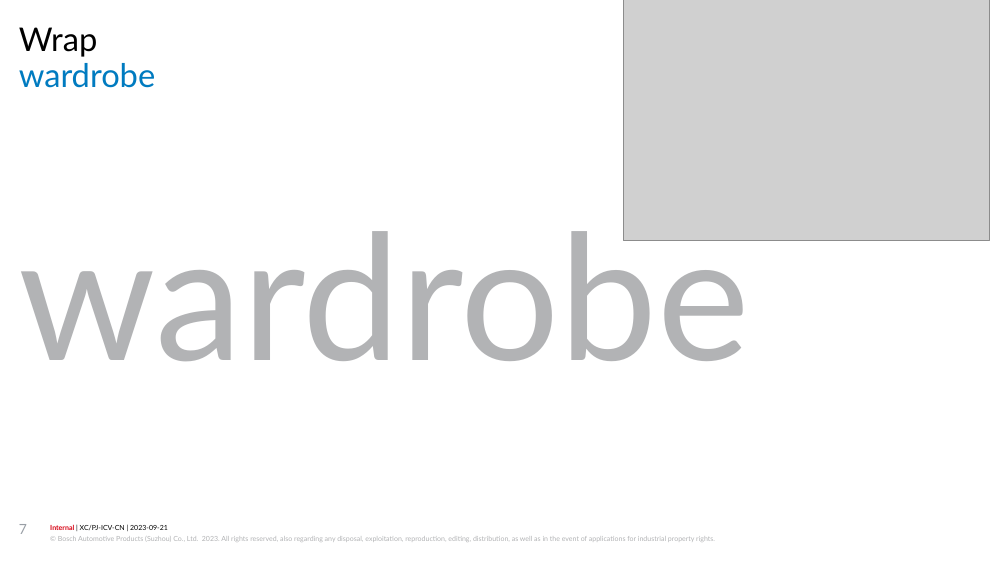
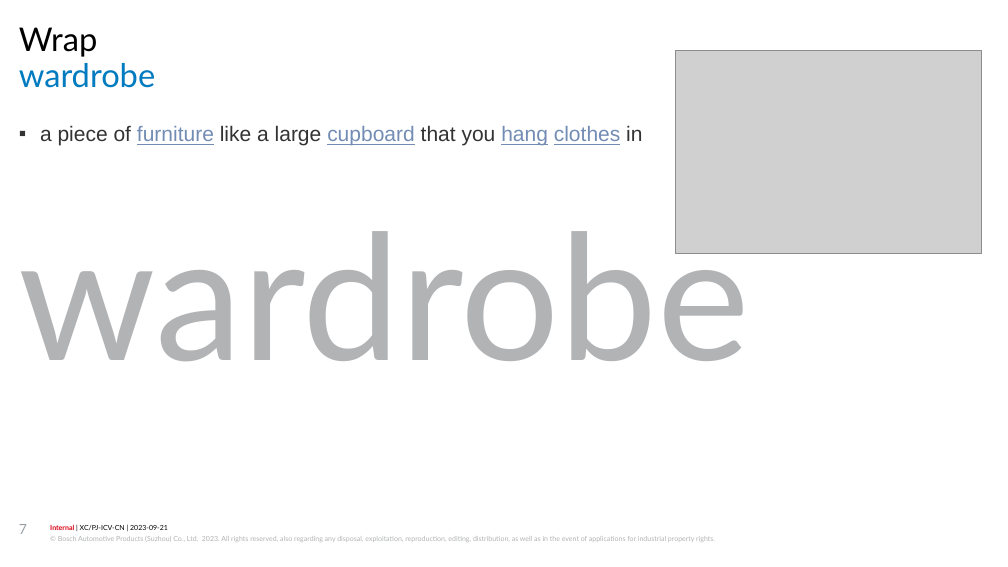
Before and after one commit to jiangyigithub/atomic-habit, a slide deck: slide 7 of longman 3000.pptx. Drawn at 1008x567 pixels with LibreOffice and Linux fonts; fonts in the diff are those of the drawing; grey boxes stand for pictures; background and template pictures are left out. Boxes give left, top, right and bottom in pixels: in the first picture for what was removed or moved away, otherwise in the second. Text is boxed around its words. In the diff, an @@ line names an element or a change of style, - is before the commit and + after.

```diff
--- a/longman 3000.pptx
+++ b/longman 3000.pptx
@@ picture: place and size @@
-picture at [623, 0, 989, 241]
+picture at [675, 50, 981, 254]
@@ text added at [40, 125, 642, 146], 18 pt, text #738CB4, underline @@
+▪ a piece of furniture like a large cupboard that you hang clothes in
```
Also in this commit, not shown: 1 slide added, 1 other file.
